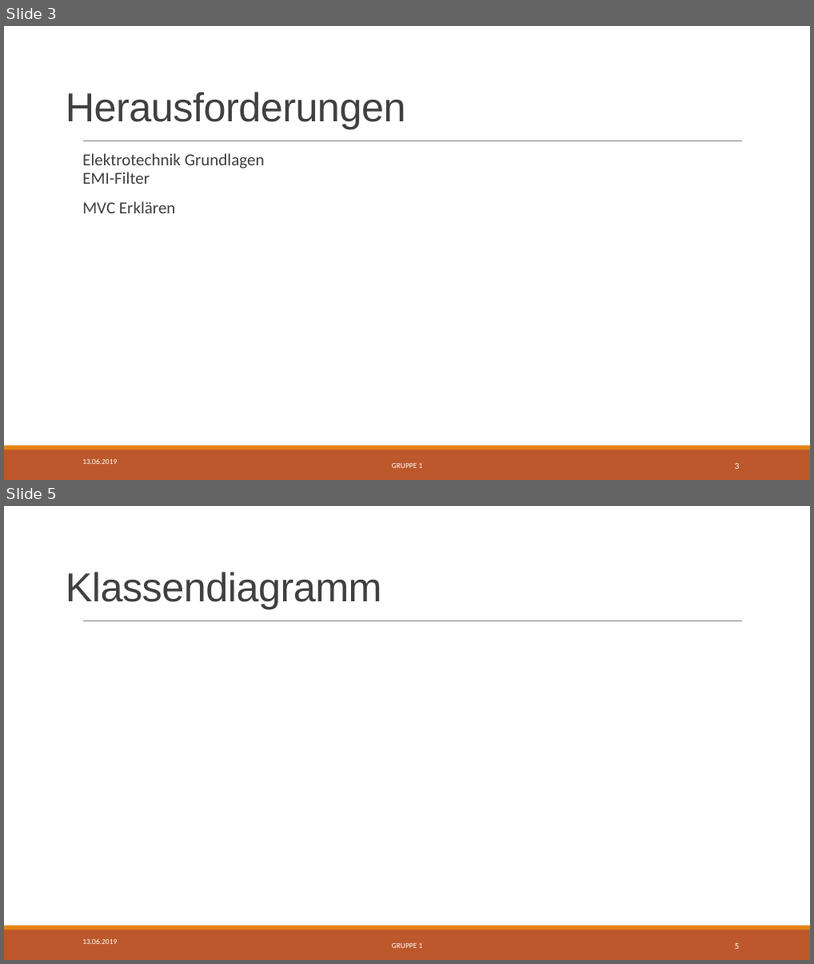
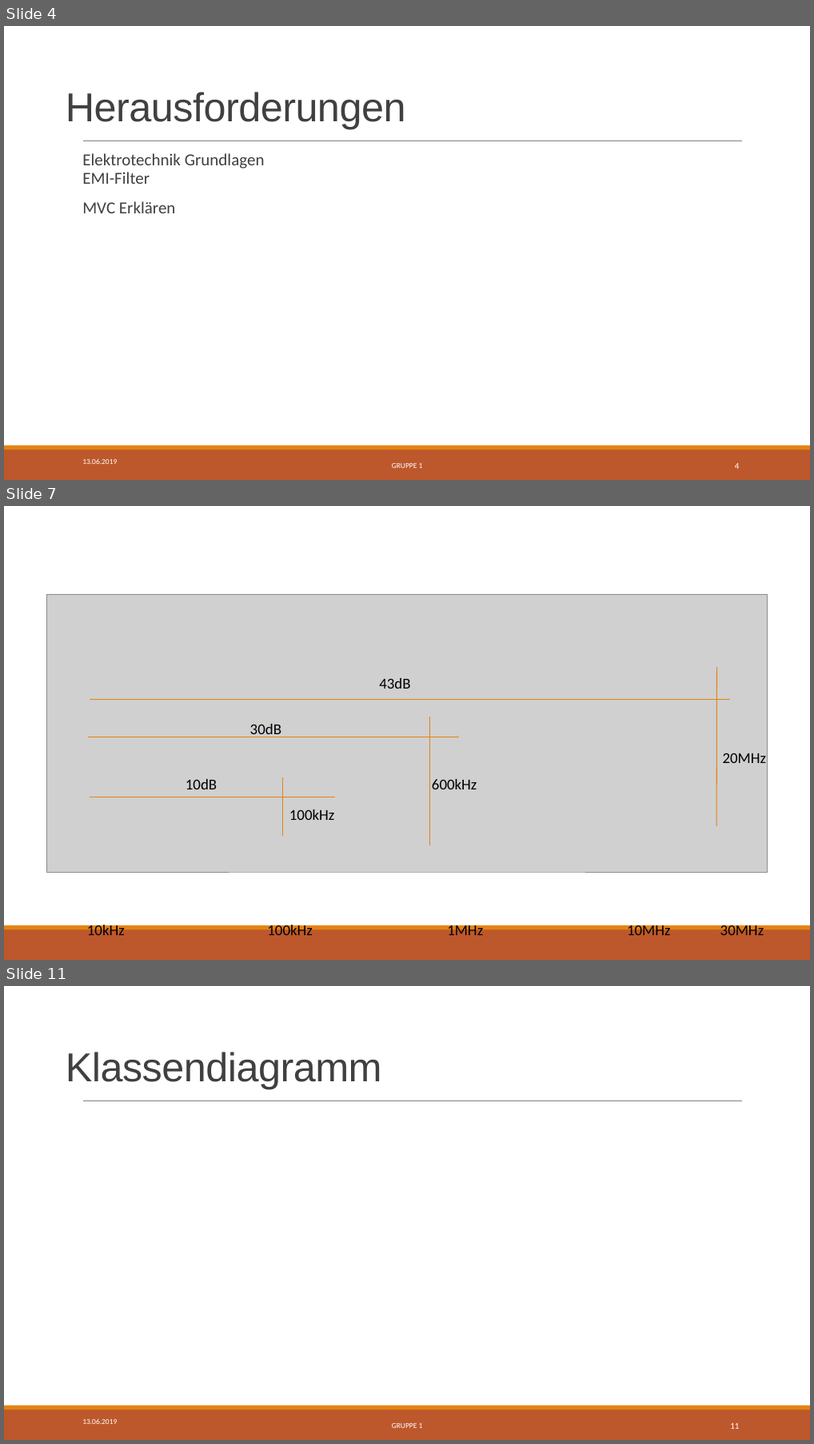
Before and after one commit to Swissmade41/EMI-Filter, a slide deck: Präsentation/SchlussPräsentation.pptx. Shown one above the other, each under a label of ours: slides 3 and 5 before the commit, slides 4, 7 and 11 after it; the slides between them are not shown. The pictures are 814x964 and 814x1444 pixels, drawn with LibreOffice and Linux fonts; fonts in the diff are those of the drawing; grey boxes stand for pictures. Boxes give left, top, right and bottom in pixels: in the first picture for what was removed or moved away, otherwise in the second. Text is boxed around its words. In the diff, an @@ line names an element or a change of style, - is before the commit and + after.

```diff
--- a/Präsentation/SchlussPräsentation.pptx
+++ b/Präsentation/SchlussPräsentation.pptx
@@ slide 7 added at (x1=4, y1=506, x2=810, y2=960), background #FFFFFF; not listed: 2 template elements that a slide beside it also shows @@
@@ picture added at (x1=46, y1=594, x2=768, y2=872) @@
@@ line added from (718, 826) to (718, 667), #E48312 1 pt @@
@@ text added at (x1=379, y1=678, x2=410, y2=688), 18 pt, text #000000 @@
+43dB
@@ line added from (90, 699) to (730, 699), #E48312 1 pt @@
@@ line added from (430, 844) to (430, 716), #E48312 1 pt @@
@@ line added from (88, 737) to (459, 737), #E48312 1 pt @@
@@ text added at (x1=250, y1=724, x2=282, y2=737), 18 pt, text #000000 @@
+30dB
@@ text added at (x1=723, y1=752, x2=767, y2=763), 18 pt, text #000000 @@
+20MHz
@@ text added at (x1=186, y1=779, x2=217, y2=789), 18 pt, text #000000 @@
+10dB
@@ line added from (283, 836) to (283, 778), #E48312 1 pt @@
@@ text added at (x1=432, y1=779, x2=477, y2=789), 18 pt, text #000000 @@
+600kHz
@@ line added from (90, 797) to (335, 797), #E48312 1 pt @@
@@ text added at (x1=290, y1=809, x2=334, y2=820), 18 pt, text #000000 @@
+100kHz
@@ text added at (x1=87, y1=922, x2=125, y2=935), 18 pt, text #000000 @@
+10kHz
@@ text added at (x1=267, y1=922, x2=312, y2=935), 18 pt, text #000000 @@
+100kHz
@@ text added at (x1=447, y1=922, x2=483, y2=935), 18 pt, text #000000 @@
+1MHz
@@ text added at (x1=627, y1=922, x2=671, y2=935), 18 pt, text #000000 @@
+10MHz
@@ text added at (x1=721, y1=922, x2=765, y2=935), 18 pt, text #000000 @@
+30MHz
@@ what was slide 3 is now slide 4 @@
@@ page number at (x1=735, y1=463, x2=740, y2=468): text changed @@
-3
+4
@@ what was slide 5 is now slide 11 @@
@@ page number at (x1=730, y1=1423, x2=739, y2=1428): text changed @@
-5
+11
```
Also in this commit, not shown: 1 slide changed, 5 other slides added.
